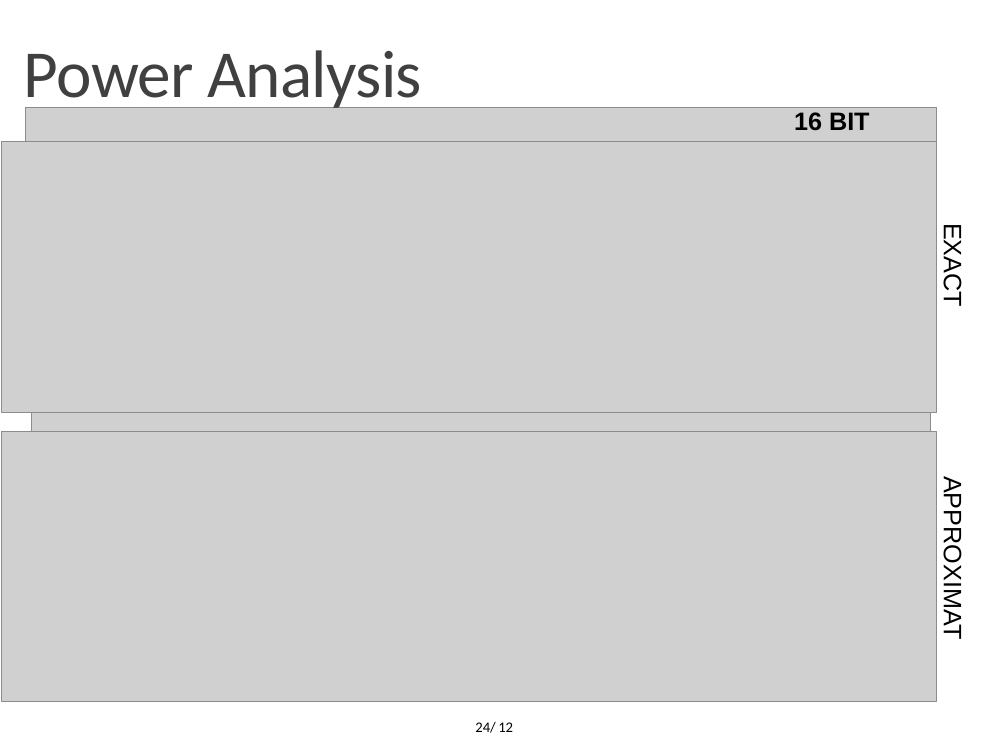
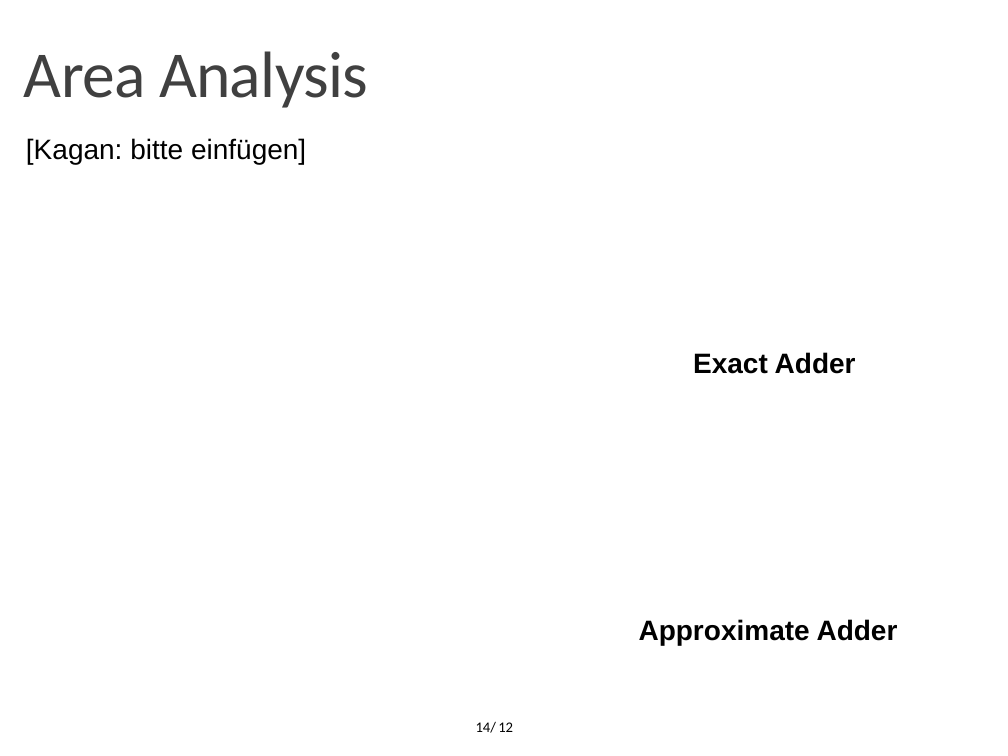
Before and after one commit to OrionLightning/Approximate-Circuit, a slide deck: slide 14 of Presentation Slides/Second Midterm (11-01-2022)/Midterm 11-01-2022.pptx (slide 24 before the commit). Drawn at 1008x756 pixels with LibreOffice and Linux fonts; fonts in the diff are those of the drawing; grey boxes stand for pictures; background and template pictures are left out. Boxes give left, top, right and bottom in pixels: in the first picture for what was removed or moved away, otherwise in the second. Text is boxed around its words. In the diff, an @@ line names an element or a change of style, - is before the commit and + after.

```diff
--- a/Presentation Slides/Second Midterm (11-01-2022)/Midterm 11-01-2022.pptx
+++ b/Presentation Slides/Second Midterm (11-01-2022)/Midterm 11-01-2022.pptx
@@ text at [24, 51, 368, 108]: text changed; size 48 to 46.8 pt @@
-Power Analysis
+Area Analysis
@@ picture removed at [25, 107, 936, 405] @@
@@ text removed at [794, 112, 870, 131] @@
-16 BIT
@@ picture removed at [2, 142, 936, 413] @@
@@ text added at [26, 138, 898, 645], 20 pt, text #000000, bold @@
+[Kagan: bitte einfügen]
+Exact Adder
+Approximate Adder
@@ text removed at [939, 231, 967, 305] @@
-EXACT
@@ picture removed at [31, 377, 930, 674] @@
@@ picture removed at [2, 431, 936, 703] @@
@@ text removed at [923, 466, 974, 659] @@
-APPROXIMATE
@@ page number at [476, 721, 496, 733]: text changed @@
-24/
+14/
```
Also in this commit, not shown: 10 other slides changed, 1 slide added, 12 slides removed, 1 other file.
